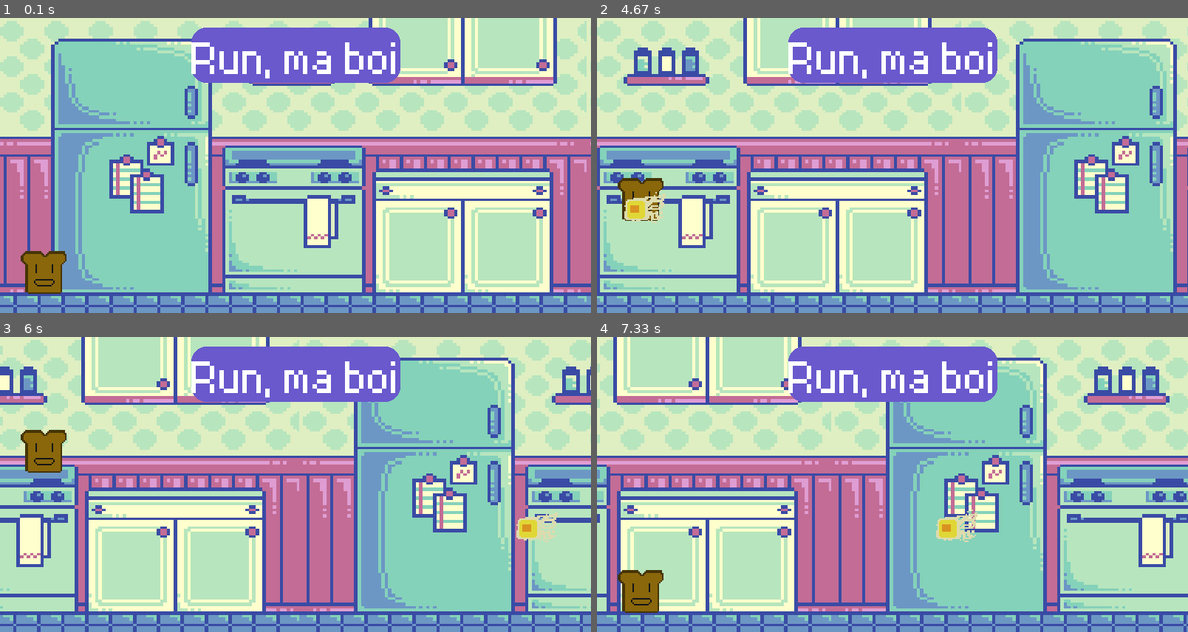
Above: before the commit, frames 1-4 (two rows, left to right).
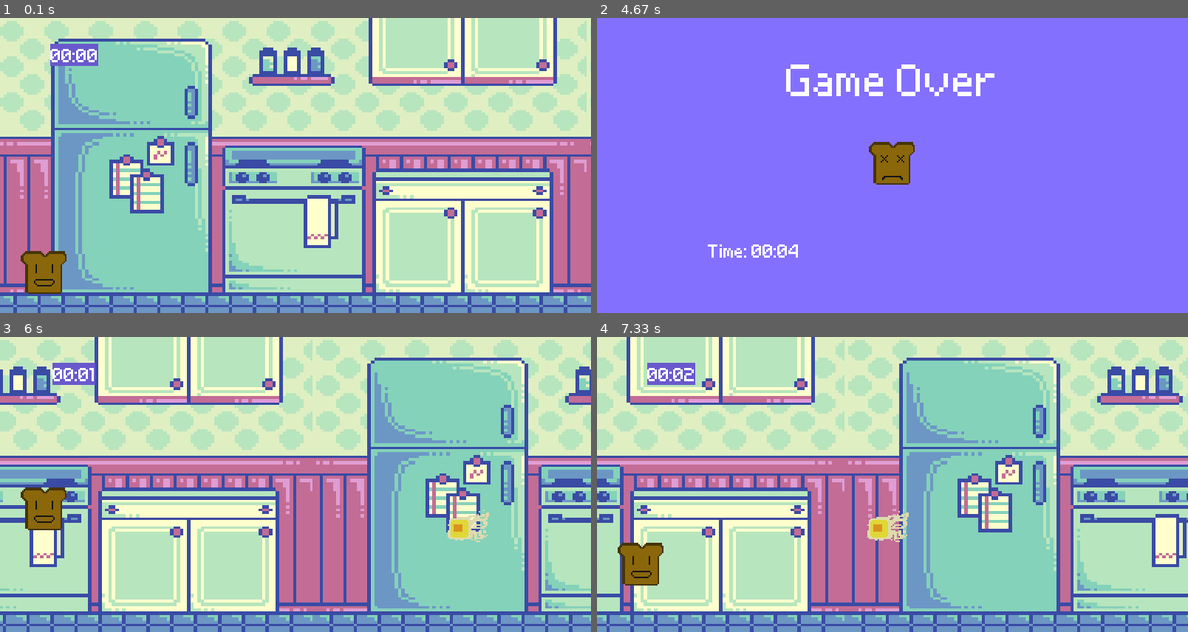
Above: after the commit, the same moments.

Repository: touseefhossain/RunningToast_Pygame
Game: pygame game, started from runningGame.py
Two runs of this game, one before a commit and one after it. Both use one fixed random seed, a clock stepped at 60 frames per second and the inputs below.
Inputs:
- Up to frame 1 (0.1 s): no input
- Up to frame 2 (4.67 s): tap Space at 0.33, 0.73, 1.03, 1.23, 1.57, 1.87, 2.07, 2.37, 2.63, 3.4, 3.8, 4.1 s
- Up to frame 3 (6 s): tap Space at 4.87, 5.17, 5.37, 5.67, 5.87 s
- Up to frame 4 (7.33 s): tap Space at 6.2, 6.5, 6.7, 7 s

The runs differ from the first frame. In frame 1, 7.1% of the frame differs, in the area x 8-68%, y 3-22%; in frame 2, 100%, in the area x 0-100%, y 0-100%; in frame 3, 45%; in frame 4, 45%.

Commit message:
added working timer and 'game over' state

Diff:
--- a/runningGame.py
+++ b/runningGame.py
@@ -6,19 +6,47 @@
 DISPLAY_HEIGHT = 400
 running = True
 
-# display screen settings
+# window and frame settings
 pygame.init() # initialize the pygame module (like starting a car with key)
 screen = pygame.display.set_mode((DISPLAY_WIDTH, DISPLAY_HEIGHT)) # display size
 pygame.display.set_caption('RunningToast')
 timer = pygame.time.Clock()
 bgTextStyle = pygame.font.Font('Grand9K Pixel.ttf', 50)
 
+# 'playing' state background settings
 background =  pygame.image.load('Graphics/kitchen_BG.jpg').convert()
 background = pygame.transform.scale(background, (DISPLAY_WIDTH, DISPLAY_HEIGHT))
 bgX = 0
 bgX2 = DISPLAY_WIDTH
-bgText = bgTextStyle.render('Run, ma boi', False, 'white')
-bgText_rect = bgText.get_rect(center=(400, 50))
+
+timeTextStyle = pygame.font.Font('Grand9k Pixel.ttf', 20)
+start_time = 0 # timer that will help with maintaining accurate time whenever the game restarts
+game_time = 0 # used to display total play time for a game
+
+# 'game over' state background settings
+gg_text = bgTextStyle.render('Game Over', False, 'white')
+gg_rect = gg_text.get_rect(center =(400, 80))
+
+def displayTime():
+    global game_time
+    current_time = pygame.time.get_ticks() - start_time
+    game_time = formatTime(current_time)
+    time_surface = timeTextStyle.render(f'{game_time}', False, 'white') # f string method to print int
+    time_rect = time_surface.get_rect(center=(100, 50))
+    pygame.draw.rect(screen, 'slateblue3', time_rect)
+    screen.blit(time_surface, time_rect)
+
+def formatTime(time):
+    seconds = time//1000 # minimum integer division
+    minutes = 0
+    while seconds >= 60: # get number of minutes
+        minutes += 1
+        seconds -= 60
+
+    # ensure there's always two digits shown on each time interval
+    seconds = str(seconds).zfill(2)
+    minutes = str(minutes).zfill(2)
+    return f'{minutes}:{seconds}'
 
 # Code sampled and derived from
 # https://www.techwithtim.net/tutorials/game-development-with-python/side-scroller-pygame/background/
@@ -26,17 +54,24 @@
     global bgX, bgX2
     screen.blit(background, (bgX,0))
     screen.blit(background, (bgX2, 0))
+
     # draws background colour and shape for a specified rectangle
-    pygame.draw.rect(screen, 'slateblue3', bgText_rect, border_radius = 20)
-    screen.blit(bgText, bgText_rect)
+    displayTime()
+
     # move both images in same direction to simulate scrolling background
     bgX -= 1.1
     bgX2 -= 1.1
+
     # reset the image positions once they reach the end
     if bgX < -DISPLAY_WIDTH:
         bgX = DISPLAY_WIDTH
     if bgX2 < -DISPLAY_WIDTH:
         bgX2 = DISPLAY_WIDTH
+
+toast_defeat_image = pygame.image.load('Graphics/toast_defeat.png').convert_alpha()
+toast_defeat_sprite = spritesheet.SpriteSheet(toast_defeat_image)
+toast_defeat_surface = toast_defeat_sprite.getFrame(0, 64, 64)
+toast_defeat_rect = toast_defeat_surface.get_rect(center = (400, 200))
 
 toast_move_image = pygame.image.load('Graphics/toast_move.png').convert_alpha()
 toast_move_spread = spritesheet.SpriteSheet(toast_move_image)
@@ -52,6 +87,7 @@
 egg_move_01 = egg_move_spread.getFrame(0, 64, 64)
 egg_rect = egg_move_01.get_rect(center = (900, 260))
 
+game_active = True # state of the game (switch from playing and 'game over' screen)
 
 while running: # ensure that program doesn't end unless prompted
     for event in pygame.event.get():
@@ -59,27 +95,48 @@
             pygame.quit() # cancel the pygame module
             running = False
             exit() # leave the 'while TRUE' loop securely with sys exit
-        if event.type == pygame.KEYDOWN: # keyboard inputs
-            if event.key == pygame.K_SPACE: # spacebar key
-                if toast_rect.bottom == 380: # ensure only a single jump from ground
-                    toast_gravity = -20 # when pressed, send toast upwards
 
-    redrawBackground()
-    screen.blit(toast_move_01, toast_rect)
-    screen.blit(egg_move_01, egg_rect)
+        if game_active: # event handler for playing state
+            if event.type == pygame.KEYDOWN: # keyboard inputs
+                if event.key == pygame.K_SPACE: # spacebar key
+                    if toast_rect.bottom == 380: # ensure only a single jump from ground
+                        toast_gravity = -20 # when pressed, send toast upwards
 
-    # simulate jumping with gravity
-    toast_gravity+=1
-    toast_rect.y += toast_gravity
+        else: # event handler for 'game over' state
+            if event.type == pygame.KEYDOWN and event.key == pygame.K_SPACE:
+                game_active = True
+                start_time = pygame.time.get_ticks()
+                egg_rect.left = 801
 
-    # movement of egg obstacle
-    egg_rect.left -= 3
-    if egg_rect.left < -100: egg_rect.left = 801
+    if game_active: # 'playing' state
+        redrawBackground()
+        screen.blit(toast_move_01, toast_rect)
+        screen.blit(egg_move_01, egg_rect)
 
-    # maintain floor for toast player
-    if toast_rect.bottom >= 380:
-        toast_rect.bottom = 380
-        toast_gravity = 0 # reset gravity, rather than have gravity infinitely increasing
+        # simulate jumping with gravity
+        toast_gravity+=1
+        toast_rect.y += toast_gravity
+
+        # movement of egg obstacle
+        egg_rect.left -= 3
+        if egg_rect.left < -100: egg_rect.left = 801
+
+        # maintain floor for toast player
+        if toast_rect.bottom >= 380:
+            toast_rect.bottom = 380
+            toast_gravity = 0 # reset gravity, rather than have gravity infinitely increasing
+
+        # check to see obstacle and player collision
+        if egg_rect.colliderect(toast_rect):
+            game_active = False
+
+    else: # 'game over' state
+        screen.fill('lightslateblue')
+        game_time_surface = timeTextStyle.render(f'Time: {game_time}', False, 'white')
+        game_time_rect = game_time_surface.get_rect(topleft=(150, 300))
+        screen.blit(gg_text, gg_rect)
+        screen.blit(toast_defeat_surface, toast_defeat_rect)
+        screen.blit(game_time_surface, game_time_rect)
 
     pygame.display.update() # updates the display continuously
     timer.tick(60) # ensure that while loop does not run more than 60 times per second (max frame rate)
Binary file added: Graphics/toast_defeat.png
Binary file added: Graphics/toast_jump.png
